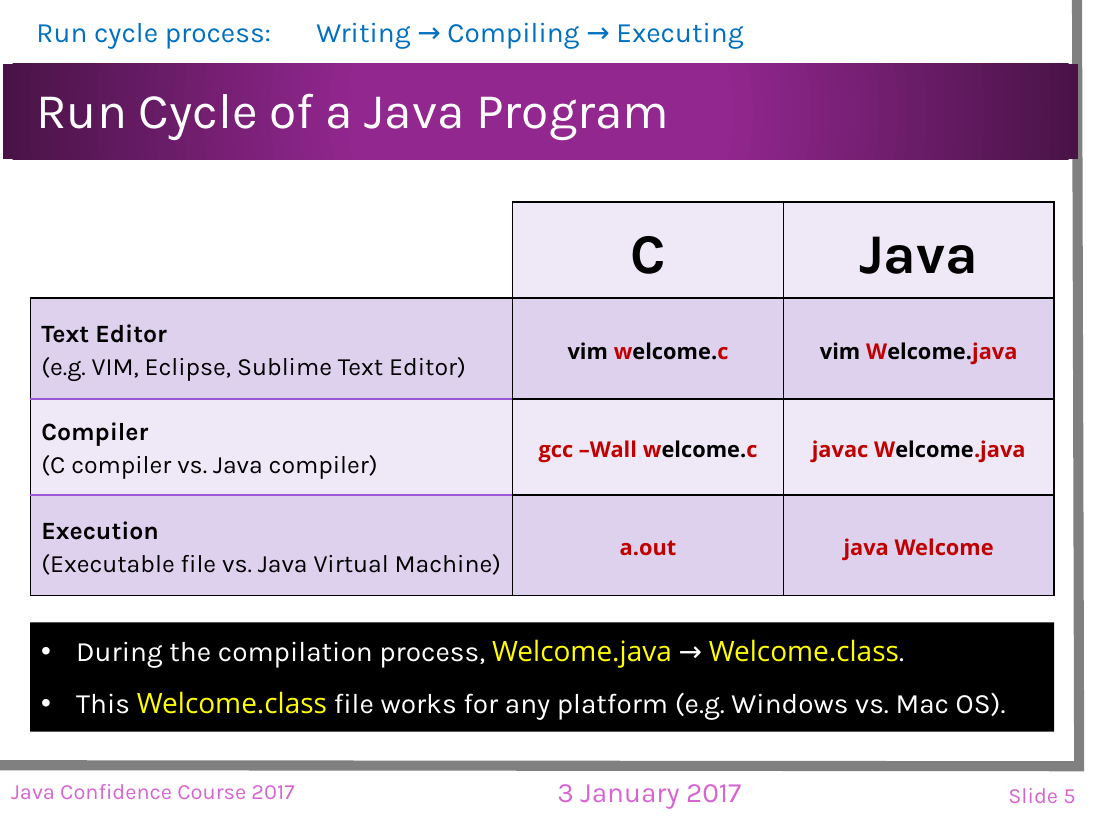
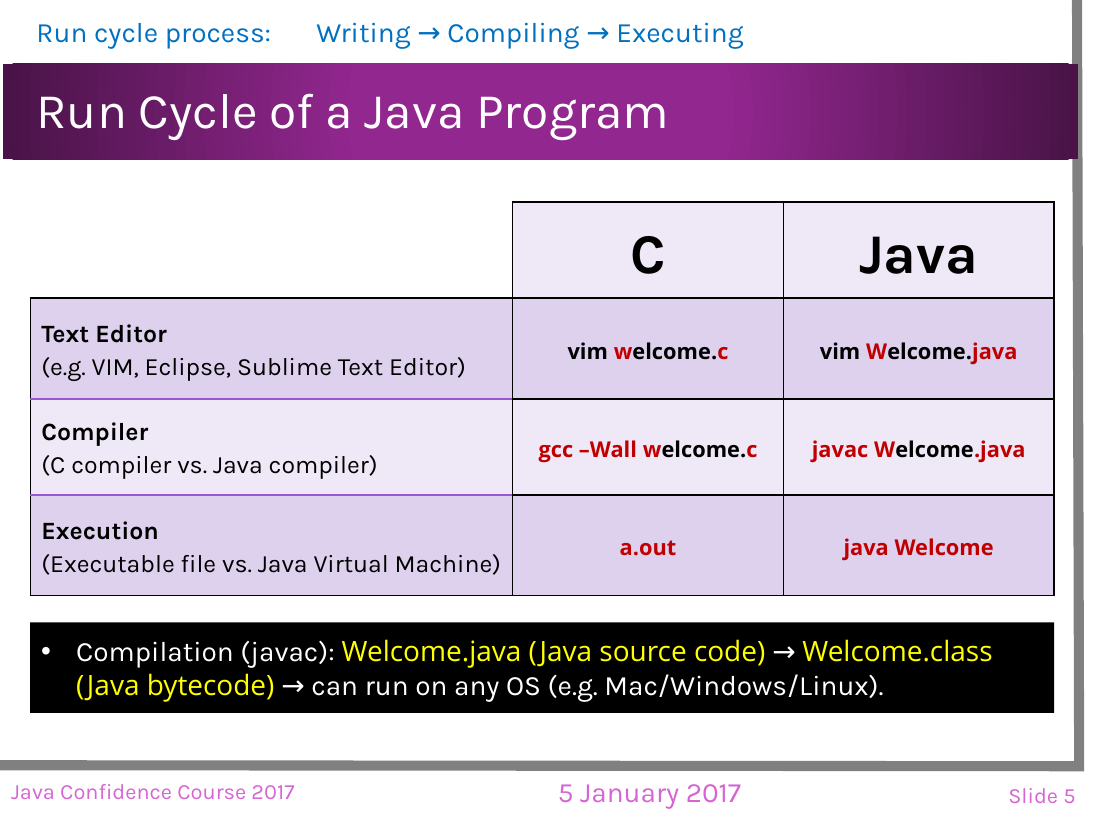
Before and after one commit to landuomu/JCC2017, a slide deck: slide 5 of Slides/JCC2017.pptx. Drawn at 1120x840 pixels with LibreOffice and Linux fonts; fonts in the diff are those of the drawing; background and template pictures are left out. Boxes give left, top, right and bottom in pixels: in the first picture for what was removed or moved away, otherwise in the second. Text is boxed around its words. In the diff, an @@ line names an element or a change of style, - is before the commit and + after.

```diff
--- a/Slides/JCC2017.pptx
+++ b/Slides/JCC2017.pptx
@@ rectangle "Compilation (javac): Welcome.java (Java source ...": place and size @@
-rectangle "Compilation (javac): Welcome.java (Java source ..." at <box>30,623,1054,732</box>
+rectangle "Compilation (javac): Welcome.java (Java source ..." at <box>30,623,1054,713</box>
@@ text in rectangle at <box>76,639,992,702</box>: text changed @@
-• During the compilation process, Welcome.java → Welcome.class.
-• This Welcome.class file works for any platform (e.g. Windows vs. Mac OS).
+• Compilation (javac): Welcome.java (Java source code) → Welcome.class (Java bytecode) → can run on any OS (e.g. Mac/Windows/Linux).
@@ text at <box>558,784,741,808</box>: text changed @@
-3 January 2017
+5 January 2017
```
Also in this commit, not shown: 73 other slides changed, 5 slides added, 1 slide removed.
